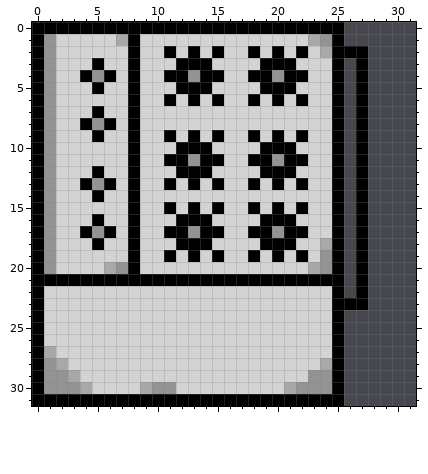
Pixel-art sprite: images/oven.png. Above is the file before it was changed.
The file is 128x128 pixels, drawn in blocks of 4x4; one block is one cell here.
Now the later version:
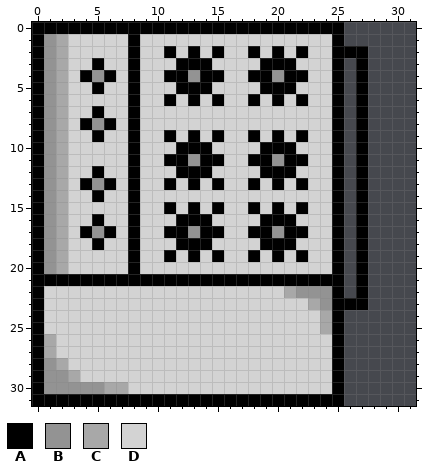
Palette (. is transparent): A #000000  B #939393  C #a8a8a8  D #d3d3d3
From old to new:
The edit turns colour C into colour B in row 30 at x 4.
The edit turns colour D into colour B in row 22 at x 22 to 24; in row 23 at x 24; in row 30 at x 5.
The edit turns colour D into colour C in rows 1 to 20 at x 2; in row 22 at x 21; in row 23 at x 23; in rows 24 to 25 at x 24; in row 26 at x 1; in row 30 at x 6 to 7.
The edit turns colour B into colour D in row 1 at x 24; in row 19 at x 24; in row 20 at x 7 and 24; in row 29 at x 23 to 24; in row 30 at x 10 to 11 and 22 to 24.
The edit turns colour C into colour D in row 1 at x 7 and 23; in row 2 at x 24; in row 18 at x 24; in row 20 at x 6 and 23; in row 28 at x 24; in row 30 at x 9 and 21.
Changed places in both pictures, as pixel boxes (x1, y1, x2, y2):
changed: (56, 34, 68, 274)
changed: (116, 34, 128, 46)
changed: (308, 34, 332, 58)
changed: (284, 238, 332, 394)
changed: (104, 262, 128, 274)
changed: (44, 334, 56, 346)
changed: (80, 382, 176, 394)
